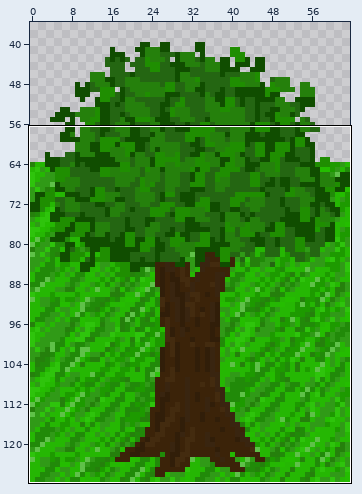
A sprite sheet gets an edit: textures/T01_TREE.png. The picture above shows the old version from afar; the outline marks the close-up.
Close-up. The starting point:
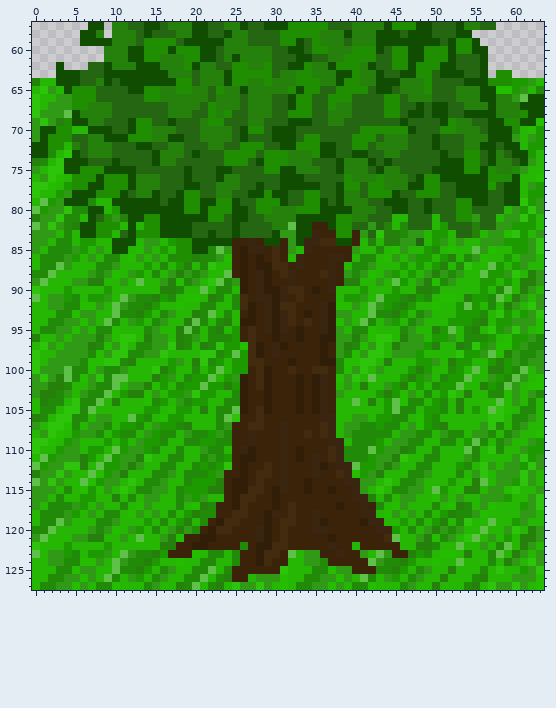
The file is 64x128 pixels. Colours within 5 levels of each other are drawn and written as one. Shown: x 0..63, y 57..127. The wide view leaves out empty margins.
Now the later version:
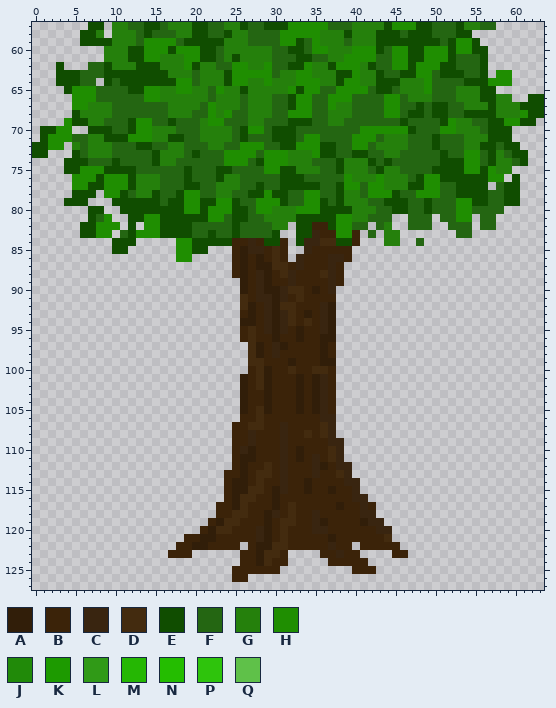
Palette (. is transparent): A #311e09  B #3b2309  C #392510  D #432b0f  E #104d00  F #246612  G #25800c  H #1f8e01  J #218a09  K #1d9a00  L #309a17  M #25b703  N #24bd00  P #2ec40c  Q #5fc149
Edits made:
Changed rows in their new state; - is an unchanged pixel.
first column x 0:
 64 ...-----.---------------------------------------------------....
 65 ....------------------------------------------------------......
 66 .....-------------------------------------------------------..--
 67 .....-----------------------------------------------------------
 68 .....-----------------------------------------------------------
 69 ....-----------------------------------------------------------.
 70 .----..-----------------------------------------------------....
 71 .-----------------------------------------------------------....
 72 ----.--------------------------------------------------------...
 73 --...---------------------------------------------------------..
 74 ....----------------------------------------------------------..
 75 ....--------------------------------------------------------....
 76 .....------------------------------------------------------.-...
 77 .....----------------------------------------------------.---...
 78 .....---.----------------------------------------------------...
 79 ....---...---------------------------------------------------...
 80 .......--..------------------------------------------------.....
 81 .......---..---------------------------------..---.----.--......
 82 ......-----.-.------------------.---------.--..---..---.--......
 83 ......----.--------------------..--------.-.--.......--.........
 84 ..........---.....--------------.--------...--..-...............
 85 ..........--......----...-------..------........................
 86 ..................--.....-------.-------........................
 87 .........................--------------.........................
 88 .........................--------------.........................
 89 ..........................-------------.........................
 90 ..........................------------..........................
 91 ..........................------------..........................
 92 ..........................------------..........................
 93 ..........................------------..........................
 94 ..........................------------..........................
 95 ..........................------------..........................
 96 ..........................------------..........................
 97 ...........................-----------..........................
 98 ...........................-----------..........................
 99 ...........................-----------..........................
100 ...........................-----------..........................
101 ..........................------------..........................
102 ..........................------------..........................
103 ..........................------------..........................
104 ..........................------------..........................
105 ..........................------------..........................
106 ..........................------------..........................
107 .........................-------------..........................
108 .........................-------------..........................
109 .........................--------------.........................
110 .........................--------------.........................
111 .........................--------------.........................
112 .........................---------------........................
113 ........................----------------........................
114 ........................-----------------.......................
115 ........................-----------------.......................
116 ........................------------------......................
117 .......................--------------------.....................
118 .......................--------------------.....................
119 ......................----------------------....................
120 .....................------------------------...................
121 ...................--------------------------...................
122 ..................--------.-------------.-----..................
123 .................---......------....-----....--.................
124 ..........................------.....-----......................
125 .........................------.........---.....................
126 .........................--.....................................
127 ................................................................
Changed places in both close-ups, as pixel boxes (x1, y1, x2, y2):
erased: (32, 78, 544, 590)
